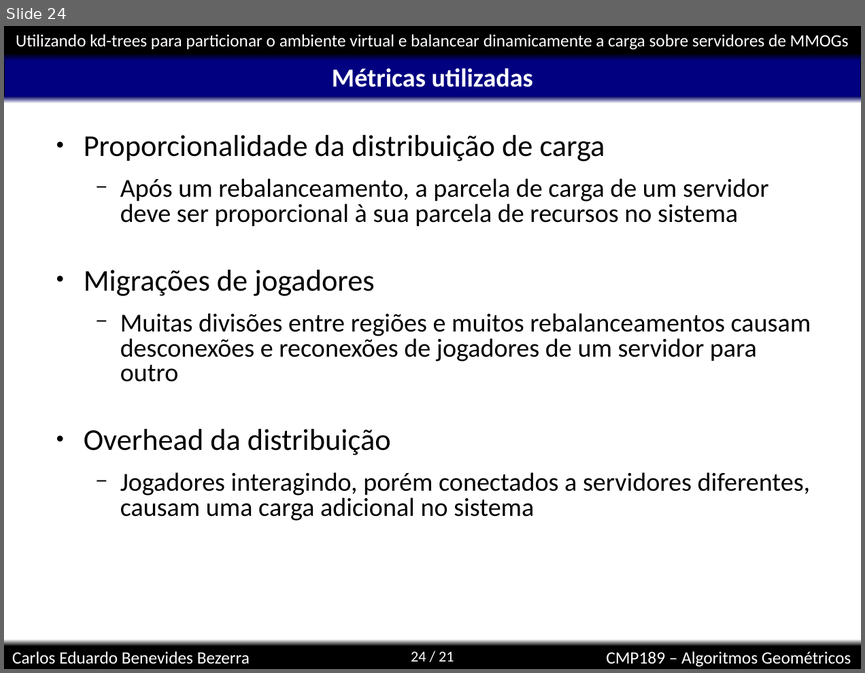
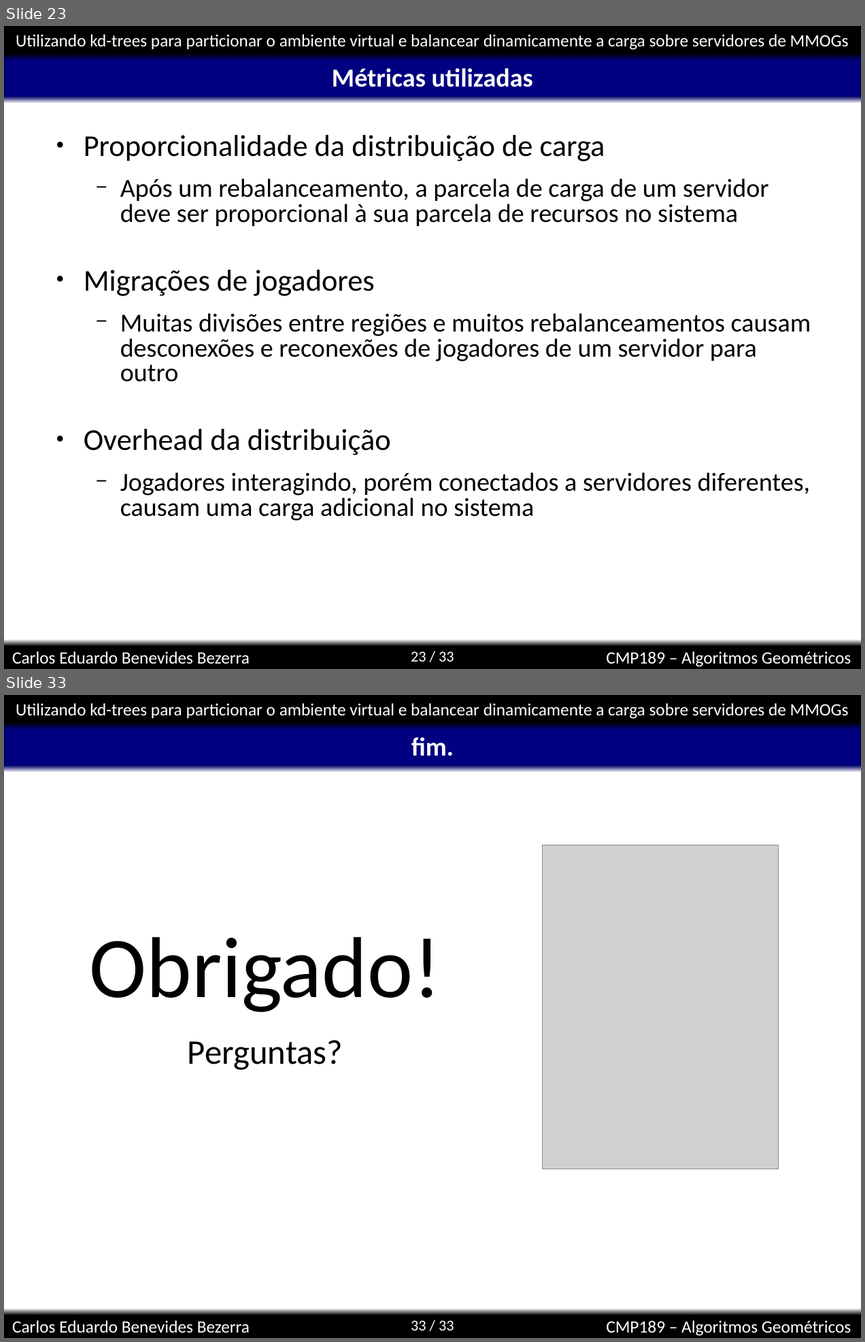
Before and after one commit to kdubezerra/kdubezerra, a slide deck: disciplinas/cmp189/apresentacaoTrabalhoFinal.ppt. Shown one above the other, each under a label of ours: slide 24 before the commit, slides 23 and 33 after it; the slides between them are not shown. The pictures are 865x673 and 865x1342 pixels, drawn with LibreOffice and Linux fonts; fonts in the diff are those of the drawing; grey boxes stand for pictures; background and template pictures are left out. Boxes give left, top, right and bottom in pixels: in the first picture for what was removed or moved away, otherwise in the second. Text is boxed around its words. In the diff, an @@ line names an element or a change of style, - is before the commit and + after.

```diff
--- a/disciplinas/cmp189/apresentacaoTrabalhoFinal.ppt
+++ b/disciplinas/cmp189/apresentacaoTrabalhoFinal.ppt
@@ slide 33 added at (4,695,861,1338), background #FFFFFF; not listed: 8 template elements that a slide beside it also shows @@
@@ title added at (411,737,453,756), 24 pt, text #FFFFFF, bold @@
+fim.
@@ picture added at (543,845,779,1169) @@
@@ text added at (89,936,441,1070), 32 pt, text #000000 @@
+Obrigado!
+Perguntas?
@@ what was slide 24 is now slide 23 @@
@@ page number at (411,651,454,661): text changed @@
-24 / 21
+23 / 33
```
Also in this commit, not shown: 8 slides changed, 1 other slide added, 1 slide removed.
